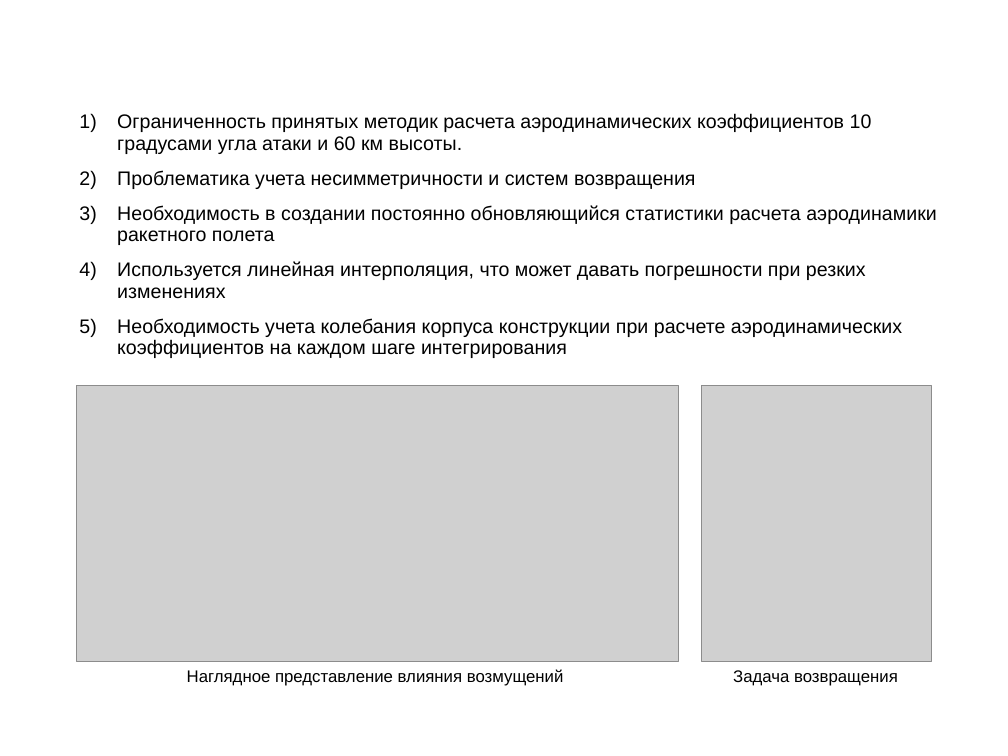
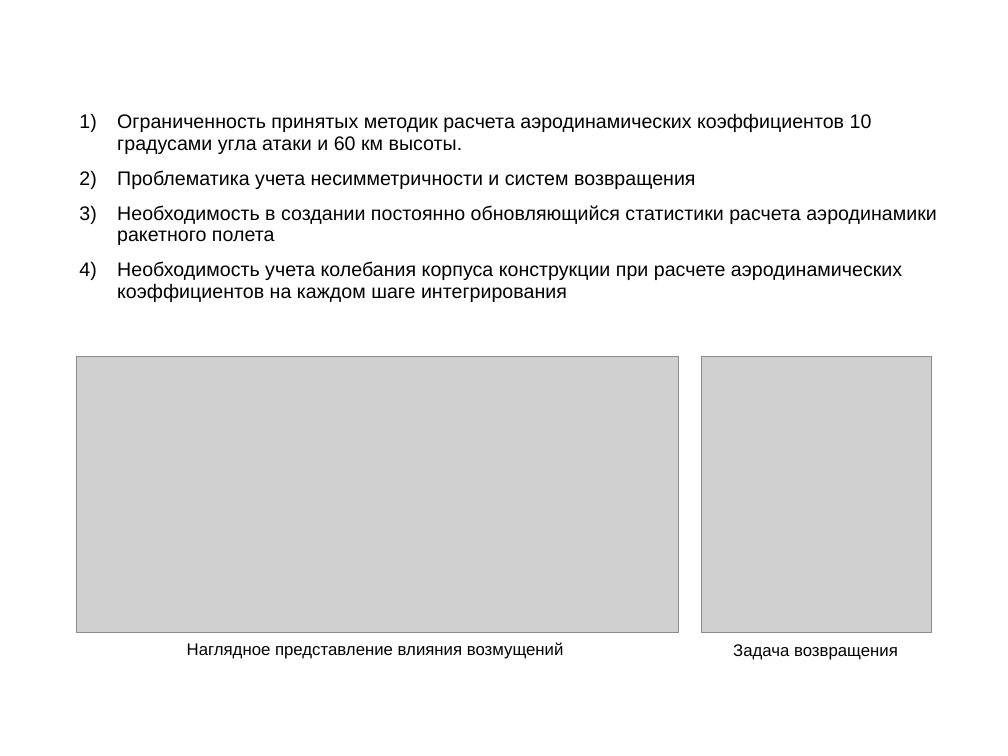
Before and after one commit to SmetanaPrototype/UniFlight, a slide deck: slide 3 of docs/Сметана. Диссертация.pptx. Drawn at 1008x756 pixels with LibreOffice and Linux fonts; fonts in the diff are those of the drawing; grey boxes stand for pictures; background and template pictures are left out. Boxes give left, top, right and bottom in pixels: in the first picture for what was removed or moved away, otherwise in the second. Text is boxed around its words. In the diff, an @@ line names an element or a change of style, - is before the commit and + after.

```diff
--- a/docs/Сметана. Диссертация.pptx
+++ b/docs/Сметана. Диссертация.pptx
@@ text at (117, 261, 866, 299): paragraph removed @@
-4) Используется линейная интерполяция, что может давать погрешности при резких изменениях
@@ picture: place and size @@
-picture at (77, 385, 678, 661)
+picture at (77, 357, 678, 633)
@@ picture: place and size @@
-picture at (702, 385, 931, 661)
+picture at (702, 357, 931, 633)
@@ text "Наглядное представление влияния возмущений": place and size @@
-text "Наглядное представление влияния возмущений" at (187, 669, 564, 686)
+text "Наглядное представление влияния возмущений" at (187, 642, 564, 659)
@@ text "Задача возвращения": place and size @@
-text "Задача возвращения" at (733, 670, 898, 686)
+text "Задача возвращения" at (733, 644, 898, 660)
```
Also in this commit, not shown: 16 other slides changed, 1 slide added, 6 slides removed, 3 other files.
